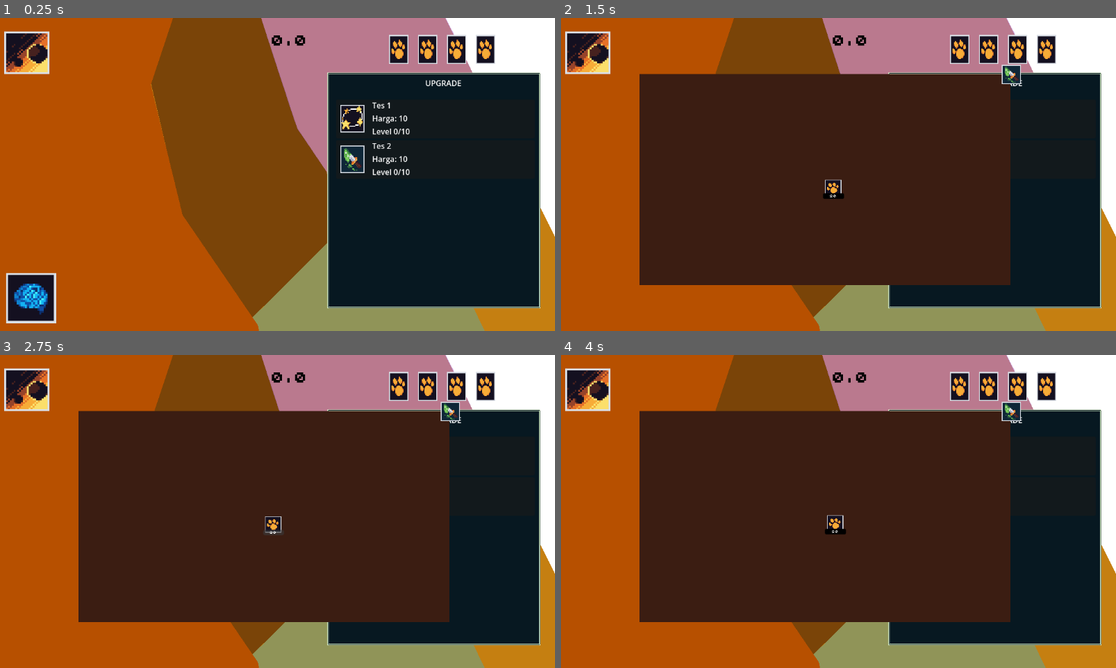
Above: before the commit, frames 1-4 (two rows, left to right).
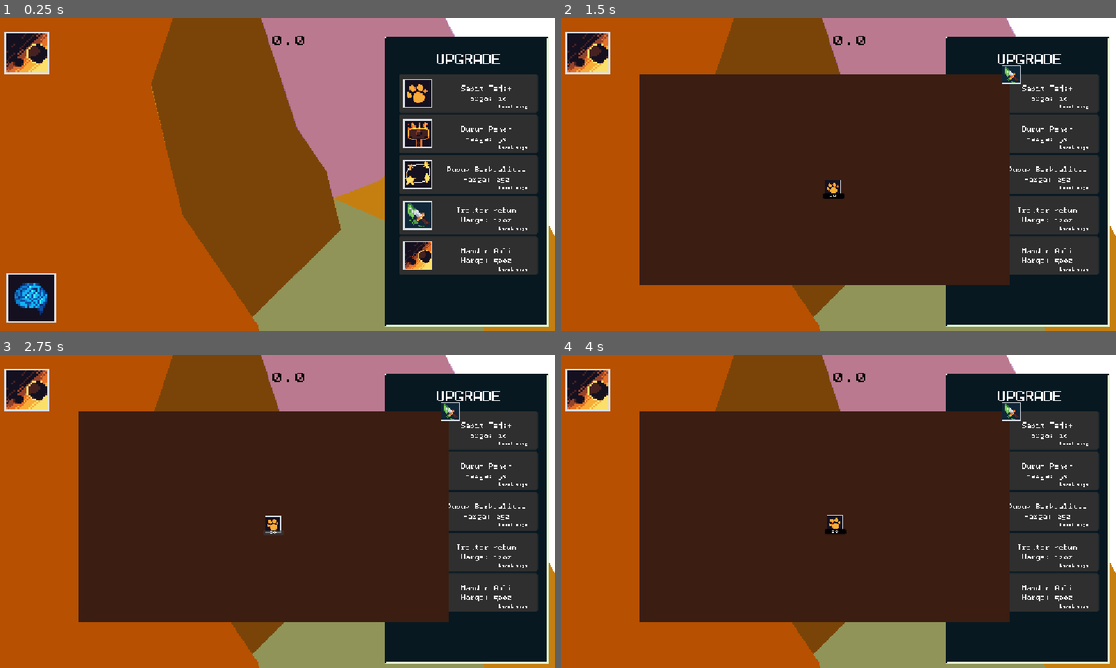
Above: after the commit, the same moments.

Repository: azizul987/Sawit-io
Game: Godot game, scene res://Scene/main.tscn
Same seed, same stepped clock (60 frames per second), same inputs: the game is played once before the commit and once after it. This scene is started directly instead of the project's main scene.
Inputs (mouse positions are in pixels of both pictures, inside the frame that each line leads up to):
- Up to frame 1 (0.25 s): no input
- Up to frame 2 (1.5 s): click (993, 118) at 0.52 s; click (594, 296) at 1.25 s
- Up to frame 3 (2.75 s): click "20" at 2 s
- Up to frame 4 (4 s): click (1027, 430) at 2.77 s; click (910, 455) at 3.52 s

The runs differ from the first frame. In frame 1, 29% of the frame differs, in the area x 0-100%, y 0-100%; in frame 2, 17%; in frame 3, 17%; in frame 4, 17%.

Commit message:
add  upgrade  temp

Diff:
--- a/Logic/Data Templete/Data/Source/Skill.gd
+++ b/Logic/Data Templete/Data/Source/Skill.gd
@@ -1,12 +1,24 @@
 class_name skill
-extends  Resource
+extends Resource
 
-@export var id:String
-@export var skill_name:String
-@export var max_level:int
-@export var  tree_position:Vector2
+enum EffectType {
+	CLICK_POWER_ADD,
+	CLICK_POWER_MULT,
+	AUTO_POINT_PER_SEC,
+	AUTO_POINT_MULT,
+	DISCOUNT_UPGRADE
+}
+
+@export var id: String
+@export var skill_name: String
+@export var max_level: int
+@export var tree_position: Vector2
 @export var required_skill_ids: Array[String] = []
-@export var  is_open:bool
-@export var cost:Array[int]
-@export var level:int
-@export var Icon:Texture2D=preload("res://temp tekture/skill_icons_by_quintino_pixels/24x24/skill_icons7.png")
+@export var is_open: bool
+@export var cost: Array[int] = []
+@export var level: int = 0
+@export var Icon: Texture2D = preload("res://temp tekture/skill_icons_by_quintino_pixels/24x24/skill_icons7.png")
+
+@export_category("Skill Effect")
+@export var effect_type: EffectType = EffectType.CLICK_POWER_ADD
+@export var effect_value: float = 5.0 # Efek bonus dari skill ini
--- a/Logic/Data Templete/Data/Source/UpgradeData.gd
+++ b/Logic/Data Templete/Data/Source/UpgradeData.gd
@@ -1,10 +1,23 @@
 class_name UpgradeData
 extends Resource
+
+enum EffectType {
+	CLICK_POWER_ADD,        # Tambah poin per klik (contoh: +1.0 per level)
+	CLICK_POWER_MULT,       # Pengganda poin klik (contoh: x1.2 atau +20% per level)
+	AUTO_POINT_PER_SEC,     # Poin otomatis tiap detik / Idle (contoh: +2.5/detik per level)
+	AUTO_POINT_MULT,        # Pengganda poin idle (contoh: x1.5 per level)
+	DISCOUNT_UPGRADE        # Diskon harga beli (contoh: 0.05 untuk diskon 5% per level)
+}
 
 @export_category("Upgrade Information")
 @export var upgrade_name: String = "Upgrade Baru"
 @export var price: float = 10.0
+@export var price_multiplier: float = 1.3 # Harga naik 1.3x lipat tiap beli
 @export var icon: Texture2D
+
+@export_category("Upgrade Effect")
+@export var effect_type: EffectType = EffectType.CLICK_POWER_ADD
+@export var effect_value: float = 1.0 # Angka efek yang bertambah per level
 
 @export_category("Level")
 @export var current_level: int = 0
@@ -20,6 +33,8 @@
 		return false
 
 	current_level += 1
+	# Naikkan harga untuk pembelian berikutnya
+	price = round(price * price_multiplier)
 	return true
 
 
--- a/Logic/Data Templete/Data/ress/updatedatabase.tres
+++ b/Logic/Data Templete/Data/ress/updatedatabase.tres
@@ -2,22 +2,63 @@
 
 [ext_resource type="Script" uid="uid://b2qs3ham6ojqe" path="res://Logic/Data Templete/Data/Source/updatedatabase.gd" id="1_erwtg"]
 [ext_resource type="Script" uid="uid://g1tewc4pomil" path="res://Logic/Data Templete/Data/Source/UpgradeData.gd" id="2_own6j"]
-[ext_resource type="Texture2D" uid="uid://pg3lumyfvw84" path="res://temp tekture/skill_icons_by_quintino_pixels/24x24/skill_icons5.png" id="3_own6j"]
-[ext_resource type="Texture2D" uid="uid://dkn5k3fjed8dy" path="res://temp tekture/skill_icons_by_quintino_pixels/24x24/skill_icons8.png" id="4_hf23s"]
+[ext_resource type="Texture2D" uid="uid://c0xhqcmcbti51" path="res://temp tekture/skill_icons_by_quintino_pixels/24x24/skill_icons1.png" id="3_sabit"]
+[ext_resource type="Texture2D" uid="uid://bnn4d5r1duo1i" path="res://temp tekture/skill_icons_by_quintino_pixels/24x24/skill_icons2.png" id="4_buruh"]
+[ext_resource type="Texture2D" uid="uid://pg3lumyfvw84" path="res://temp tekture/skill_icons_by_quintino_pixels/24x24/skill_icons5.png" id="5_pupuk"]
+[ext_resource type="Texture2D" uid="uid://dkn5k3fjed8dy" path="res://temp tekture/skill_icons_by_quintino_pixels/24x24/skill_icons8.png" id="6_traktor"]
+[ext_resource type="Texture2D" uid="uid://luaruaa52acv" path="res://temp tekture/skill_icons_by_quintino_pixels/24x24/skill_icons4.png" id="7_mandor"]
 
-[sub_resource type="Resource" id="Resource_hf23s"]
+[sub_resource type="Resource" id="Resource_sabit"]
 script = ExtResource("2_own6j")
-upgrade_name = "Tes 1"
-icon = ExtResource("3_own6j")
+upgrade_name = "Sabit Tajam"
+price_multiplier = 1.25
+icon = ExtResource("3_sabit")
+effect_value = 2.0
+max_level = 25
 metadata/_custom_type_script = "uid://g1tewc4pomil"
 
-[sub_resource type="Resource" id="Resource_1pppr"]
+[sub_resource type="Resource" id="Resource_buruh"]
 script = ExtResource("2_own6j")
-upgrade_name = "Tes 2"
-icon = ExtResource("4_hf23s")
+upgrade_name = "Buruh Panen"
+price = 50.0
+icon = ExtResource("4_buruh")
+effect_type = 2
+effect_value = 3.0
+max_level = 50
+metadata/_custom_type_script = "uid://g1tewc4pomil"
+
+[sub_resource type="Resource" id="Resource_pupuk"]
+script = ExtResource("2_own6j")
+upgrade_name = "Pupuk Berkualitas"
+price = 250.0
+price_multiplier = 1.35
+icon = ExtResource("5_pupuk")
+effect_value = 15.0
+max_level = 30
+metadata/_custom_type_script = "uid://g1tewc4pomil"
+
+[sub_resource type="Resource" id="Resource_traktor"]
+script = ExtResource("2_own6j")
+upgrade_name = "Traktor Kebun"
+price = 1200.0
+price_multiplier = 1.4
+icon = ExtResource("6_traktor")
+effect_type = 2
+effect_value = 30.0
+max_level = 50
+metadata/_custom_type_script = "uid://g1tewc4pomil"
+
+[sub_resource type="Resource" id="Resource_mandor"]
+script = ExtResource("2_own6j")
+upgrade_name = "Mandor Ahli"
+price = 5000.0
+price_multiplier = 1.5
+icon = ExtResource("7_mandor")
+effect_type = 1
+effect_value = 25.0
 metadata/_custom_type_script = "uid://g1tewc4pomil"
 
 [resource]
 script = ExtResource("1_erwtg")
-upgrades = Array[ExtResource("2_own6j")]([SubResource("Resource_hf23s"), SubResource("Resource_1pppr")])
+upgrades = Array[ExtResource("2_own6j")]([SubResource("Resource_sabit"), SubResource("Resource_buruh"), SubResource("Resource_pupuk"), SubResource("Resource_traktor"), SubResource("Resource_mandor")])
 metadata/_custom_type_script = "uid://b2qs3ham6ojqe"
--- a/Logic/object_For_skrip/updatebtn.tscn
+++ b/Logic/object_For_skrip/updatebtn.tscn
@@ -2,9 +2,18 @@
 
 [ext_resource type="Script" uid="uid://vt368nue1bln" path="res://Ui/updatebtn.gd" id="1_fo7bx"]
 [ext_resource type="Texture2D" uid="uid://bnn4d5r1duo1i" path="res://temp tekture/skill_icons_by_quintino_pixels/24x24/skill_icons2.png" id="2_1gh37"]
+[ext_resource type="FontFile" uid="uid://bgj0m7o0vpyqi" path="res://temp tekture/font/BPdotsSquareBold.otf" id="3_1gh37"]
+
+[sub_resource type="StyleBoxFlat" id="StyleBoxFlat_fo7bx"]
+bg_color = Color(0.1847857, 0.1847857, 0.18478557, 1)
+corner_radius_top_left = 5
+corner_radius_top_right = 5
+corner_radius_bottom_right = 5
+corner_radius_bottom_left = 5
 
 [node name="Updatebtn" type="Button" unique_id=1619997399]
-custom_minimum_size = Vector2(412, 80)
+custom_minimum_size = Vector2(288, 80)
+theme_override_styles/normal = SubResource("StyleBoxFlat_fo7bx")
 script = ExtResource("1_fo7bx")
 
 [node name="HBoxContainer" type="HBoxContainer" parent="." unique_id=938833588]
@@ -17,29 +26,43 @@
 
 [node name="MarginContainer" type="MarginContainer" parent="HBoxContainer" unique_id=151813277]
 layout_mode = 2
-theme_override_constants/margin_left = 9
-theme_override_constants/margin_top = 11
-theme_override_constants/margin_right = 12
-theme_override_constants/margin_bottom = 12
+theme_override_constants/margin_left = 10
+theme_override_constants/margin_top = 10
+theme_override_constants/margin_right = 10
+theme_override_constants/margin_bottom = 10
 
 [node name="Icon" type="TextureButton" parent="HBoxContainer/MarginContainer" unique_id=1897968863]
-custom_minimum_size = Vector2(50, 50)
+custom_minimum_size = Vector2(60, 60)
 layout_mode = 2
 texture_normal = ExtResource("2_1gh37")
 stretch_mode = 0
 
-[node name="VBoxContainer" type="VBoxContainer" parent="HBoxContainer" unique_id=1354535279]
+[node name="MarginContainer2" type="MarginContainer" parent="HBoxContainer" unique_id=300782239]
+layout_mode = 2
+theme_override_constants/margin_left = 14
+theme_override_constants/margin_top = 25
+
+[node name="VBoxContainer" type="VBoxContainer" parent="HBoxContainer/MarginContainer2" unique_id=1354535279]
 layout_mode = 2
 size_flags_horizontal = 3
 
-[node name="Nama" type="Label" parent="HBoxContainer/VBoxContainer" unique_id=993452087]
+[node name="Nama" type="Label" parent="HBoxContainer/MarginContainer2/VBoxContainer" unique_id=993452087]
+custom_minimum_size = Vector2(170, 16.06)
 layout_mode = 2
+theme_override_fonts/font = ExtResource("3_1gh37")
 text = "Jumlah Sawit"
+horizontal_alignment = 1
 
-[node name="Harga" type="Label" parent="HBoxContainer/VBoxContainer" unique_id=2089461872]
+[node name="Harga" type="Label" parent="HBoxContainer/MarginContainer2/VBoxContainer" unique_id=2089461872]
+custom_minimum_size = Vector2(0, 15.04)
 layout_mode = 2
+theme_override_fonts/font = ExtResource("3_1gh37")
 text = "5"
+horizontal_alignment = 1
 
-[node name="Level" type="Label" parent="HBoxContainer/VBoxContainer" unique_id=1322363543]
+[node name="Level" type="Label" parent="HBoxContainer/MarginContainer2/VBoxContainer" unique_id=1322363543]
 layout_mode = 2
+theme_override_fonts/font = ExtResource("3_1gh37")
+theme_override_font_sizes/font_size = 10
 text = "0/1000"
+horizontal_alignment = 2
--- a/Logic/skrip/global/point.gd
+++ b/Logic/skrip/global/point.gd
@@ -1,16 +1,31 @@
 extends Node
 
 
-var point =0
-var point_per_click:float=2.5
-var cd=1
-var skill_tree_camera:Vector3
-var main_tree_camera:Vector3
+var point: float = 0.0
+var base_point_per_click: float = 2.5
+var point_per_click: float = 2.5
+var auto_point_per_sec: float = 0.0
+var auto_accumulator: float = 0.0
+var cd = 1
+var skill_tree_camera: Vector3
+var main_tree_camera: Vector3
 var is_skill_tree_open: bool = false
+
+
+func _process(delta: float) -> void:
+	if auto_point_per_sec > 0.0:
+		auto_accumulator += auto_point_per_sec * delta
+		if auto_accumulator >= 1.0:
+			var earned: int = int(floor(auto_accumulator))
+			auto_accumulator -= earned
+			point += earned # Tambah poin langsung tanpa save berlebih tiap detik
+
+
 func add_point(value):
 	point += value
 	#print("Point sekarang: ", point)
 	SaveManager.save_game()
+
 
 func remove_point(value):
 	point -= value
@@ -18,6 +33,49 @@
 		point = 0
 	#print("Point sekarang: ", point)
 
+
+# Fungsi raib & sakti untuk menghitung seluruh efek dari Upgrade maupun Skill!
+func recalculate_stats(upgrades_list: Array = [], skills_list: Array = []) -> void:
+	var total_click_add: float = base_point_per_click
+	var total_click_mult: float = 1.0
+	var total_auto_add: float = 0.0
+	var total_auto_mult: float = 1.0
+
+	# 1. Hitung efek dari semua Upgrade yang sudah distop/beli
+	for up in upgrades_list:
+		if up != null and up.current_level > 0:
+			var val: float = up.effect_value * up.current_level
+			if up.effect_type == 0: # CLICK_POWER_ADD
+				total_click_add += val
+			elif up.effect_type == 1: # CLICK_POWER_MULT
+				total_click_mult += (val / 100.0) # Kalau misal isi 20, berarti +20%
+			elif up.effect_type == 2: # AUTO_POINT_PER_SEC
+				total_auto_add += val
+			elif up.effect_type == 3: # AUTO_POINT_MULT
+				total_auto_mult += (val / 100.0)
+
+	# 2. Hitung juga efek dari Skill Tree yang aktif/terbuka
+	for sk in skills_list:
+		if sk != null and sk.level > 0:
+			var val: float = sk.effect_value * sk.level
+			if sk.effect_type == 0:
+				total_click_add += val
+			elif sk.effect_type == 1:
+				total_click_mult += (val / 100.0)
+			elif sk.effect_type == 2:
+				total_auto_add += val
+			elif sk.effect_type == 3:
+				total_auto_mult += (val / 100.0)
+
+	# 3. Terapkan hasil perhitungan baru ke statistik permainan!
+	point_per_click = total_click_add * total_click_mult
+	auto_point_per_sec = total_auto_add * total_auto_mult
+
+	print("=== STATS RECALCULATED ===")
+	print("Point Per Click: ", point_per_click)
+	print("Auto Sawit / Sec: ", auto_point_per_sec)
+
+
 func _input(event: InputEvent) -> void:
 	if Debug.is_active():
 		if event.is_action_pressed("add_coin"):
--- a/Scene/main.tscn
+++ b/Scene/main.tscn
@@ -261,6 +261,7 @@
 offset_top = 21.0
 offset_right = 10.0
 offset_bottom = 21.0
+mouse_filter = 0
 
 [node name="CanvasLayer2" type="CanvasLayer" parent="." unique_id=1167087506]
 
--- a/Ui/Ui_Main.tscn
+++ b/Ui/Ui_Main.tscn
@@ -13,6 +13,7 @@
 
 [node name="UiMain" type="Control" unique_id=1805602719]
 layout_mode = 3
+mouse_filter = 2
 anchors_preset = 15
 anchor_right = 1.0
 anchor_bottom = 1.0
@@ -42,6 +43,7 @@
 
 [node name="SkillTree" type="Control" parent="CanvasLayer" unique_id=1328300958]
 layout_mode = 3
+mouse_filter = 2
 anchors_preset = 0
 offset_right = 40.0
 offset_bottom = 40.0
@@ -67,6 +69,7 @@
 
 [node name="UpdateMenu" type="Control" parent="." unique_id=1103348269]
 layout_mode = 1
+mouse_filter = 2
 anchors_preset = 8
 anchor_left = 0.5
 anchor_top = 0.5
@@ -84,15 +87,16 @@
 
 [node name="NinePatchRect" type="NinePatchRect" parent="UpdateMenu" unique_id=1704199337]
 layout_mode = 1
+mouse_filter = 2
 anchors_preset = 8
 anchor_left = 0.5
 anchor_top = 0.5
 anchor_right = 0.5
 anchor_bottom = 0.5
-offset_left = -255.5
-offset_top = -226.0
-offset_right = 186.5
-offset_bottom = 262.0
+offset_left = -136.5
+offset_top = -300.0
+offset_right = 203.5
+offset_bottom = 300.0
 grow_horizontal = 2
 grow_vertical = 2
 texture = ExtResource("10_4a1h5")
@@ -107,16 +111,21 @@
 anchors_preset = 15
 anchor_right = 1.0
 anchor_bottom = 1.0
-offset_left = -17.0
-offset_top = 152.0
-offset_right = -2.0
+offset_left = 113.0
+offset_top = 99.0
+offset_right = -31.0
+offset_bottom = -24.0
 grow_horizontal = 2
 grow_vertical = 2
 
 [node name="VBoxContainer" type="VBoxContainer" parent="UpdateMenu/ScrollContainer" unique_id=2138028305]
 layout_mode = 2
 
+[node name="Updatebtn" parent="UpdateMenu/ScrollContainer/VBoxContainer" unique_id=1619997399 instance=ExtResource("7_raqhj")]
+layout_mode = 2
+
 [node name="HBoxContainer" type="HBoxContainer" parent="UpdateMenu" unique_id=941773606]
+visible = false
 layout_mode = 0
 offset_left = 1.0
 offset_top = 18.0
@@ -150,11 +159,20 @@
 stretch_mode = 0
 
 [node name="Merek" type="Label" parent="UpdateMenu" unique_id=381793057]
-layout_mode = 0
-offset_left = 52.0
-offset_top = 94.0
-offset_right = 360.0
-offset_bottom = 141.0
+layout_mode = 1
+anchors_preset = 8
+anchor_left = 0.5
+anchor_top = 0.5
+anchor_right = 0.5
+anchor_bottom = 0.5
+offset_left = -41.5
+offset_top = -274.0
+offset_right = 119.5
+offset_bottom = -227.0
+grow_horizontal = 2
+grow_vertical = 2
+theme_override_fonts/font = ExtResource("2_lr6hm")
+theme_override_font_sizes/font_size = 32
 text = "UPGRADE"
 horizontal_alignment = 1
 vertical_alignment = 1
--- a/Ui/label.gd
+++ b/Ui/label.gd
@@ -6,6 +6,7 @@
 
 
 func _ready() -> void:
+	mouse_filter = Control.MOUSE_FILTER_IGNORE
 	SaveManager.load_game()
 # Called every frame. 'delta' is the elapsed time since the previous frame.
 func _process(delta: float) -> void:
--- a/Ui/update_menu.gd
+++ b/Ui/update_menu.gd
@@ -3,9 +3,6 @@
 @export_category("Upgrade Resources")
 @export var upgrade_database: UpgradeDatabase
 @export var upgrade_button_scene: PackedScene
-
-@export_category("Player")
-@export var player_money: float = 1000.0
 
 @onready var upgrade_container: VBoxContainer = (
 	$ScrollContainer/VBoxContainer
@@ -14,6 +11,8 @@
 
 func _ready() -> void:
 	generate_upgrade_buttons()
+	if upgrade_database:
+		Point.recalculate_stats(upgrade_database.upgrades)
 
 
 func generate_upgrade_buttons() -> void:
@@ -53,11 +52,11 @@
 	if upgrade_data.is_max_level():
 		return
 
-	if player_money < upgrade_data.price:
-		print("Uang tidak cukup.")
+	if Point.point < upgrade_data.price:
+		print("Poin Sawit tidak cukup! Butuh: ", upgrade_data.price, " | Poin sekarang: ", Point.point)
 		return
 
-	player_money -= upgrade_data.price
+	Point.remove_point(upgrade_data.price)
 
 	var upgrade_success: bool = upgrade_data.upgrade()
 
@@ -65,14 +64,16 @@
 		return
 
 	button.refresh()
+	# Hitung ulang seluruh stats efek pasca upgrade!
+	Point.recalculate_stats(upgrade_database.upgrades)
 
 	print(
-		"Membeli ",
+		"Berhasil Membeli ",
 		upgrade_data.upgrade_name,
 		" | Level: ",
 		upgrade_data.current_level,
 		"/",
 		upgrade_data.max_level,
-		" | Sisa uang: ",
-		player_money
+		" | Sisa Poin: ",
+		Point.point
 	)
--- a/Ui/updatebtn.gd
+++ b/Ui/updatebtn.gd
@@ -7,9 +7,9 @@
 )
 
 @onready var icon_rect: TextureButton = $HBoxContainer/MarginContainer/Icon
-@onready var name_label: Label =$HBoxContainer/VBoxContainer/Nama
-@onready var level_label: Label = $HBoxContainer/VBoxContainer/Level
-@onready var price_label: Label = $HBoxContainer/VBoxContainer/Harga
+@onready var name_label: Label =$HBoxContainer/MarginContainer2/VBoxContainer/Nama
+@onready var level_label: Label =$HBoxContainer/MarginContainer2/VBoxContainer/Level
+@onready var price_label: Label = $HBoxContainer/MarginContainer2/VBoxContainer/Harga
 
 var data: UpgradeData
 
--- a/project.godot
+++ b/project.godot
@@ -23,8 +23,12 @@
 
 [display]
 
+window/size/viewport_width=1152
+window/size/viewport_height=648
+window/size/resizable=true
 window/stretch/mode="canvas_items"
-window/stretch/scale_mode="integer"
+window/stretch/aspect="keep"
+window/stretch/scale_mode="fractional"
 
 [file_customization]
 
